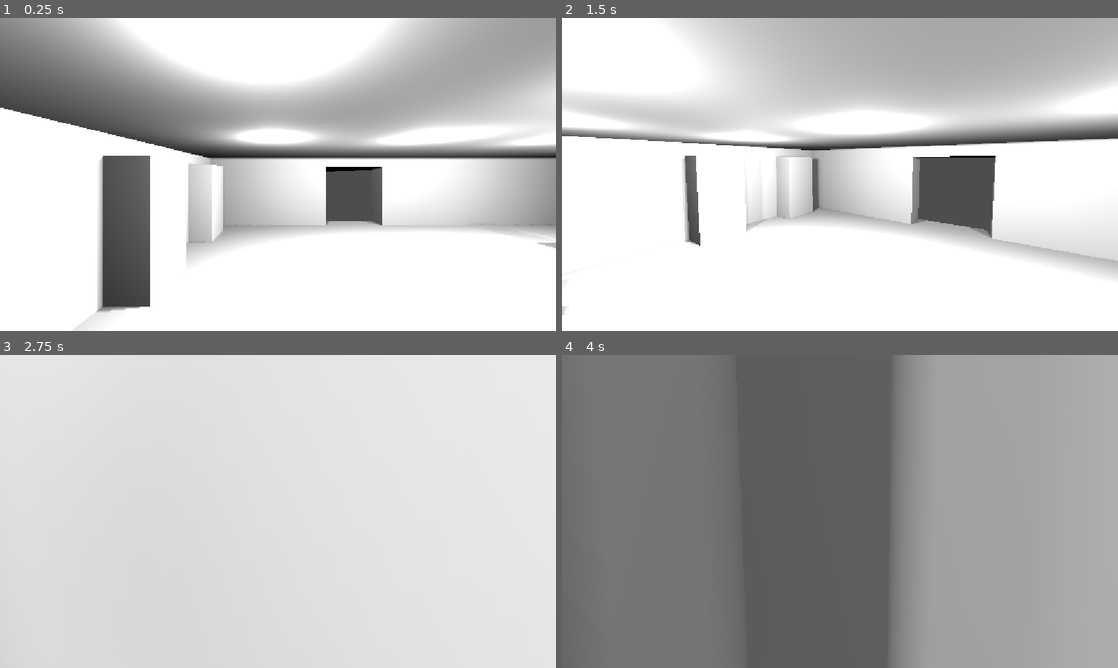
Above: before the commit, frames 1-4 (two rows, left to right).
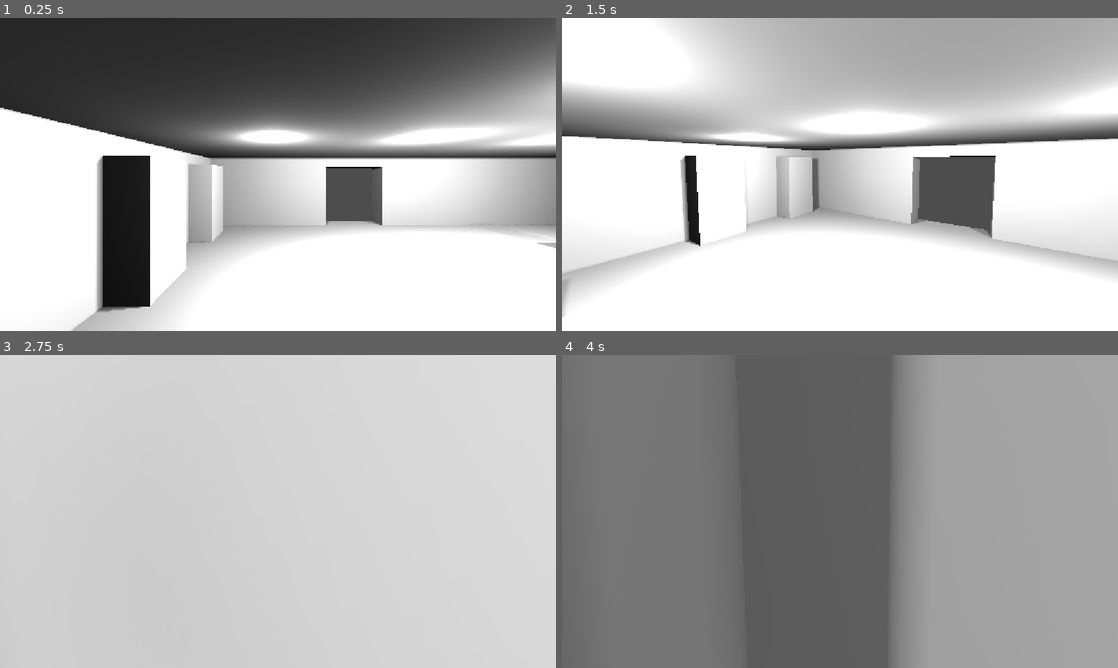
Above: after the commit, the same moments.

Repository: CUGG-2025-Puzzlers/penguin-heist
Game: Godot game, scene res://world/maps/rooms/Entrance.tscn
Same seed, same stepped clock (60 frames per second), same inputs: the game is played once before the commit and once after it. This scene is started directly instead of the project's main scene.
Inputs (mouse positions are in pixels of both pictures, inside the frame that each line leads up to):
- Up to frame 1 (0.25 s): no input
- Up to frame 2 (1.5 s): move the mouse to (962, 158) at 0.52 s; hold D (input_right) 0.53-1.28 s; tap P (input_freefly) at 0.6 s; click (962, 158) at 0.67 s; tap Space (input_jump) at 0.77 s; move the mouse to (812, 174) at 1.27 s; hold W (input_forward) from 1.28 s (still down); tap Shift (input_sprint) at 1.35 s
- Up to frame 3 (2.75 s): keep holding W (input_forward); tap Space (input_jump) at 1.52 s; move the mouse to (289, 505) at 2.02 s; tap P (input_freefly) at 2.1 s
- Up to frame 4 (4 s): keep holding W (input_forward); move the mouse to (834, 517) at 2.77 s; tap Shift (input_sprint) at 2.85 s; click (834, 517) at 2.92 s; tap Space (input_jump) at 3.02, 3.77 s; move the mouse to (878, 514) at 3.52 s; tap P (input_freefly) at 3.6 s

The runs differ from the first frame. In frame 1, 43% of the frame differs, in the area x 0-100%, y 0-100%; in frame 2, 7.1%; in frame 3, less than 0.1%; in frame 4, less than 0.1%.

Commit message:
Add CCTV to Entrance room

Diff:
--- a/world/maps/rooms/Entrance.tscn
+++ b/world/maps/rooms/Entrance.tscn
@@ -12,6 +12,8 @@
 
 [sub_resource type="StandardMaterial3D" id="StandardMaterial3D_pq8a6"]
 
+[sub_resource type="StandardMaterial3D" id="StandardMaterial3D_l6v6b"]
+
 [node name="Entrance" type="Node3D" unique_id=510669196]
 
 [node name="ProtoController" parent="." unique_id=1263997072 instance=ExtResource("1_8s5ki")]
@@ -21,13 +23,13 @@
 use_collision = true
 
 [node name="Floor" type="CSGBox3D" parent="CSGCombiner3D" unique_id=1823755738]
-transform = Transform3D(1, 0, 0, 0, 1, 0, 0, 0, 1, 11.15, -1, 22)
-size = Vector3(18, 1, 16)
+transform = Transform3D(1, 0, 0, 0, 1, 0, 0, 0, 1, 11.114355, -1, 24.717224)
+size = Vector3(18.07129, 1, 21.434448)
 material = SubResource("StandardMaterial3D_8s5ki")
 
 [node name="Ceiling" type="CSGBox3D" parent="CSGCombiner3D" unique_id=1340511562]
-transform = Transform3D(1, 0, 0, 0, 1, 0, 0, 0, 1, 0, 3, 0)
-size = Vector3(40, 1, 60)
+transform = Transform3D(1, 0, 0, 0, 1, 0, 0, 0, 1, 11.049744, 3, 21.958252)
+size = Vector3(17.900513, 1, 16.083496)
 material = SubResource("StandardMaterial3D_8s5ki")
 
 [node name="CSGBox3D3" type="CSGBox3D" parent="CSGCombiner3D" unique_id=1502044130]
@@ -75,6 +77,11 @@
 transform = Transform3D(0.7071067, 0, 0.7071067, 0, 1, 0, -0.7071067, 0, 0.7071067, 5.258579, 0, 23.588732)
 material = SubResource("StandardMaterial3D_sontw")
 
+[node name="Snow Pile" type="CSGBox3D" parent="CSGCombiner3D" unique_id=1182219038]
+transform = Transform3D(0.7071067, 0, 0.7071067, 0, 1, 0, -0.7071067, 0, 0.7071067, 5.005892, -0.2707517, 32.68432)
+size = Vector3(1.8000001, 0.4584961, 2.0558472)
+material = SubResource("StandardMaterial3D_sontw")
+
 [node name="ATM1" type="CSGBox3D" parent="CSGCombiner3D" unique_id=1359797714]
 transform = Transform3D(1, 0, 0, 0, 1, 0, 0, 0, 1, 3.3999996, 0.8000001, 19.8)
 size = Vector3(1, 2.6000001, 1.4)
@@ -84,6 +91,11 @@
 transform = Transform3D(1, 0, 0, 0, 1, 0, 0, 0, 1, 3.3999996, 0.8000001, 16.5)
 size = Vector3(1, 2.6000001, 1.4)
 material = SubResource("StandardMaterial3D_pq8a6")
+
+[node name="CCTV" type="CSGBox3D" parent="CSGCombiner3D" unique_id=1496994491]
+transform = Transform3D(0.76604444, -0.4131759, 0.49240384, 0, 0.76604444, 0.6427876, -0.6427876, -0.4924039, 0.5868241, 18.99143, 2.2011094, 28.824411)
+size = Vector3(0.3, 0.3, 0.5)
+material = SubResource("StandardMaterial3D_l6v6b")
 
 [node name="Sun" type="DirectionalLight3D" parent="." unique_id=353233191]
 transform = Transform3D(0.8660254, 0.3213938, -0.38302225, 0, 0.7660445, 0.6427876, 0.5, -0.55667037, 0.663414, 0, 12.2, 0)
